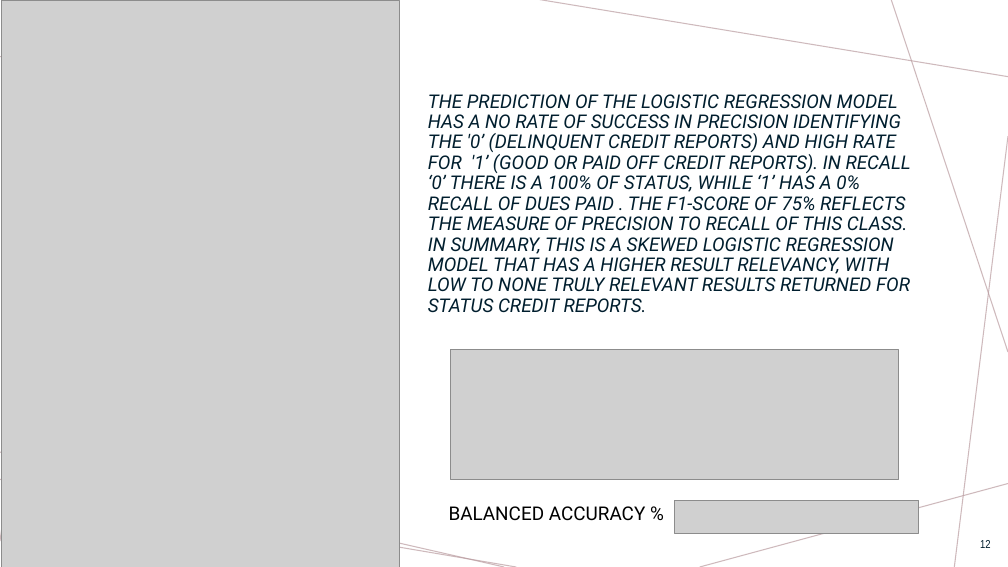
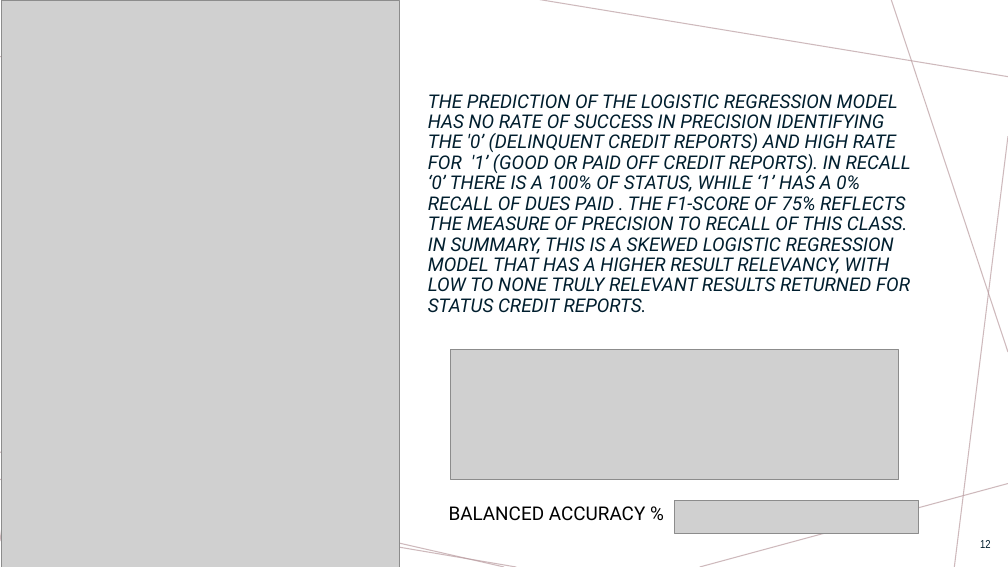
Before and after one commit to JodeeHarris/Group-5-Project-4, a slide deck: slide 12 of Project 4.pptx. Drawn at 1008x567 pixels with LibreOffice and Linux fonts; fonts in the diff are those of the drawing; grey boxes stand for pictures. Boxes give left, top, right and bottom in pixels: in the first picture for what was removed or moved away, otherwise in the second. Text is boxed around its words. In the diff, an @@ line names an element or a change of style, - is before the commit and + after.

Commit message:
try

```diff
--- a/Project 4.pptx
+++ b/Project 4.pptx
@@ title at (428,94,911,313): text changed @@
-THE PREDICTION OF THE LOGISTIC REGRESSION MODEL HAS A NO RATE OF SUCCESS IN PRECISION IDENTIFYING THE '0’ (DELINQUENT CREDIT REPORTS) AND HIGH RATE FOR '1’ (GOOD OR PAID OFF CREDIT REPORTS). IN RECALL ‘0’ THERE IS A 100% OF STATUS, WHILE ‘1’ HAS A 0% RECALL OF DUES PAID . THE F1-SCORE OF 75% REFLECTS THE MEASURE OF PRECISION TO RECALL OF THIS CLASS. IN SUMMARY, THIS IS A SKEWED LOGISTIC REGRESSION MODEL THAT HAS A HIGHER RESULT RELEVANCY, WITH LOW TO NONE TRULY RELEVANT RESULTS RETURNED FOR STATUS CREDIT REPORTS.
+THE PREDICTION OF THE LOGISTIC REGRESSION MODEL HAS NO RATE OF SUCCESS IN PRECISION IDENTIFYING THE '0’ (DELINQUENT CREDIT REPORTS) AND HIGH RATE FOR '1’ (GOOD OR PAID OFF CREDIT REPORTS). IN RECALL ‘0’ THERE IS A 100% OF STATUS, WHILE ‘1’ HAS A 0% RECALL OF DUES PAID . THE F1-SCORE OF 75% REFLECTS THE MEASURE OF PRECISION TO RECALL OF THIS CLASS. IN SUMMARY, THIS IS A SKEWED LOGISTIC REGRESSION MODEL THAT HAS A HIGHER RESULT RELEVANCY, WITH LOW TO NONE TRULY RELEVANT RESULTS RETURNED FOR STATUS CREDIT REPORTS.
```
Also in this commit, not shown: 1 other slide changed.
